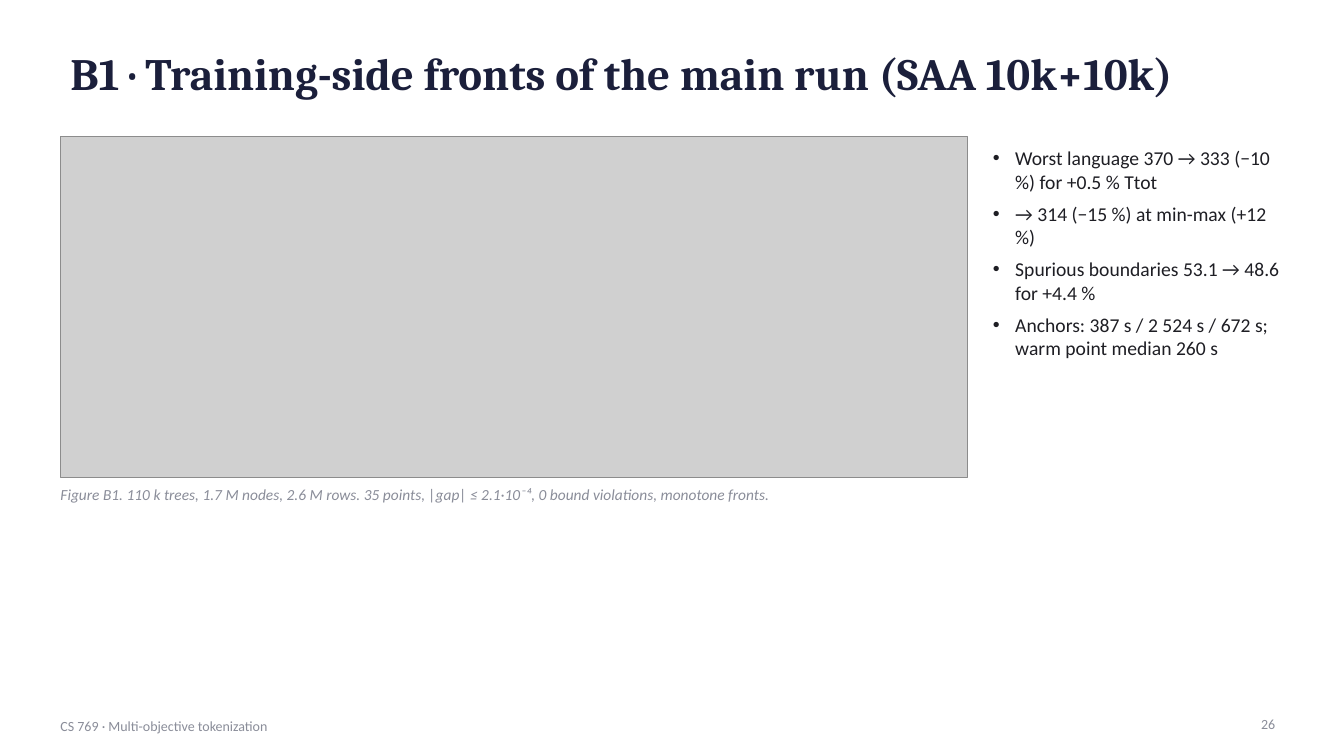
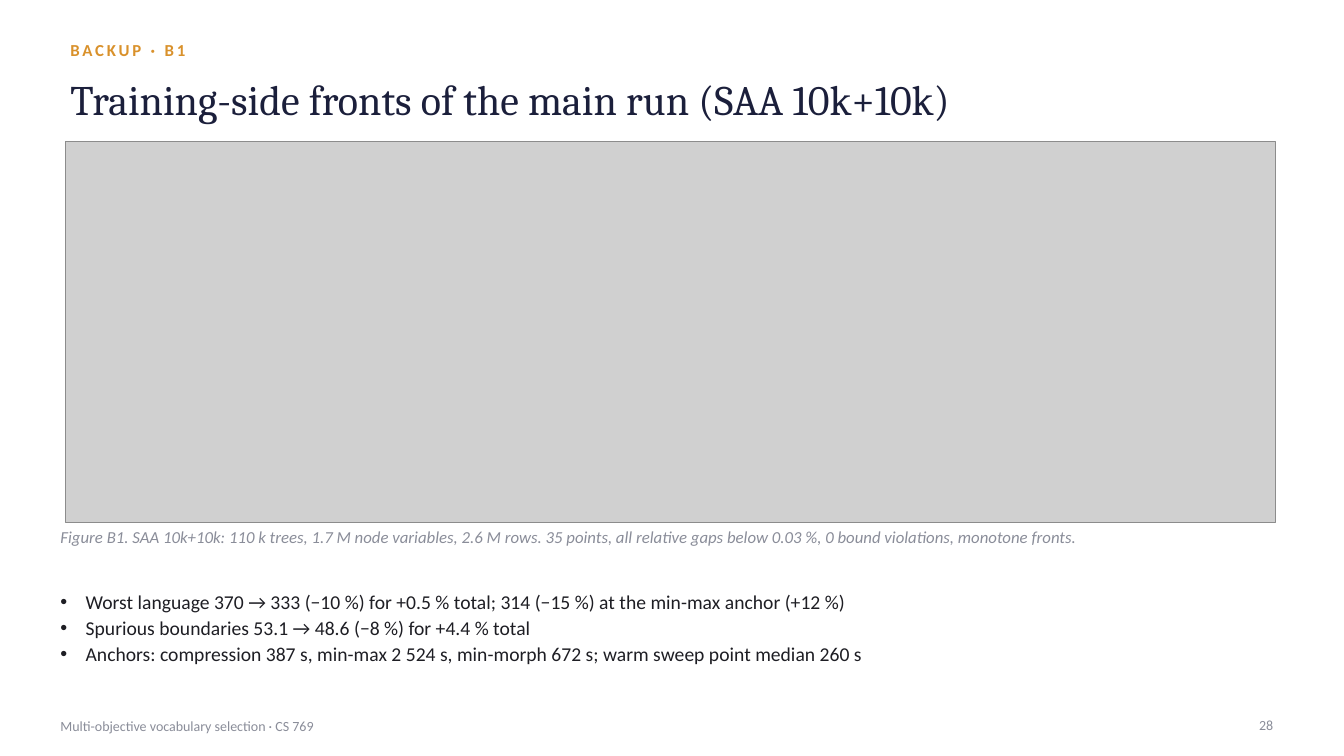
Before and after one commit to n6m9n/769, a slide deck: slide 28 of report/presentation.pptx (slide 26 before the commit). Drawn at 1344x756 pixels with LibreOffice and Linux fonts; fonts in the diff are those of the drawing; grey boxes stand for pictures. Boxes give left, top, right and bottom in pixels: in the first picture for what was removed or moved away, otherwise in the second. Text is boxed around its words. In the diff, an @@ line names an element or a change of style, - is before the commit and + after.

```diff
--- a/report/presentation.pptx
+++ b/report/presentation.pptx
@@ text added at [70,45,186,56], 12 pt, text #D9912B, bold @@
+BACKUP · B1
@@ title at [70,85,950,125]: text changed; size 32 to 30 pt; bold off @@
-B1 · Training-side fronts of the main run (SAA 10k+10k)
+Training-side fronts of the main run (SAA 10k+10k)
@@ picture: place and size @@
-picture at [60,136,968,478]
+picture at [66,141,1275,522]
@@ text at [60,531,1076,546]: text changed; size 11 to 12 pt @@
-Figure B1. 110 k trees, 1.7 M nodes, 2.6 M rows. 35 points, |gap| ≤ 2.1·10⁻⁴, 0 bound violations, monotone fronts.
+Figure B1. SAA 10k+10k: 110 k trees, 1.7 M node variables, 2.6 M rows. 35 points, all relative gaps below 0.03 %, 0 bound violations, monotone fronts.
@@ text at [86,595,862,664]: text changed @@
-• Worst language 370 → 333 (−10 %) for +0.5 % Ttot
-• → 314 (−15 %) at min-max (+12 %)
-• Spurious boundaries 53.1 → 48.6 for +4.4 %
-• Anchors: 387 s / 2 524 s / 672 s; warm point median 260 s
+• Worst language 370 → 333 (−10 %) for +0.5 % total; 314 (−15 %) at the min-max anchor (+12 %)
+• Spurious boundaries 53.1 → 48.6 (−8 %) for +4.4 % total
+• Anchors: compression 387 s, min-max 2 524 s, min-morph 672 s; warm sweep point median 260 s
@@ page number removed at [1261,719,1275,729] @@
-26
@@ text at [60,721,313,733]: text changed @@
-CS 769 · Multi-objective tokenization
+Multi-objective vocabulary selection · CS 769
@@ page number added at [1259,720,1273,730], 10 pt, text #8A8D99 @@
+28
```
Also in this commit, not shown: 17 other slides changed, 19 slides added, 13 slides removed, 18 other files.
